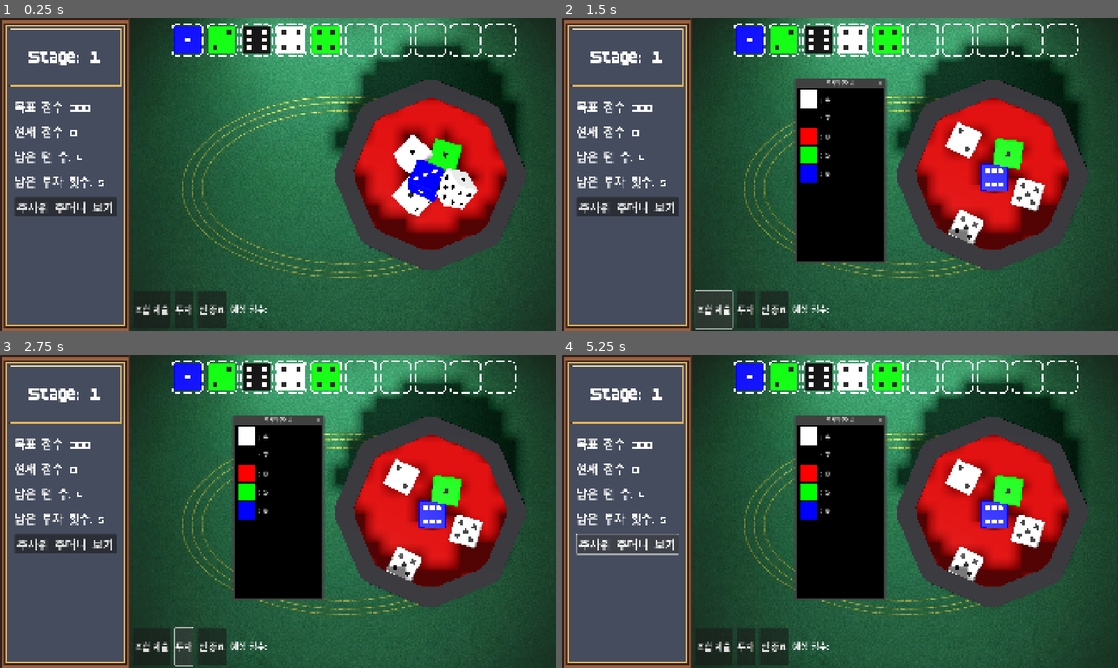
Above: before the commit, frames 1-4 (two rows, left to right).
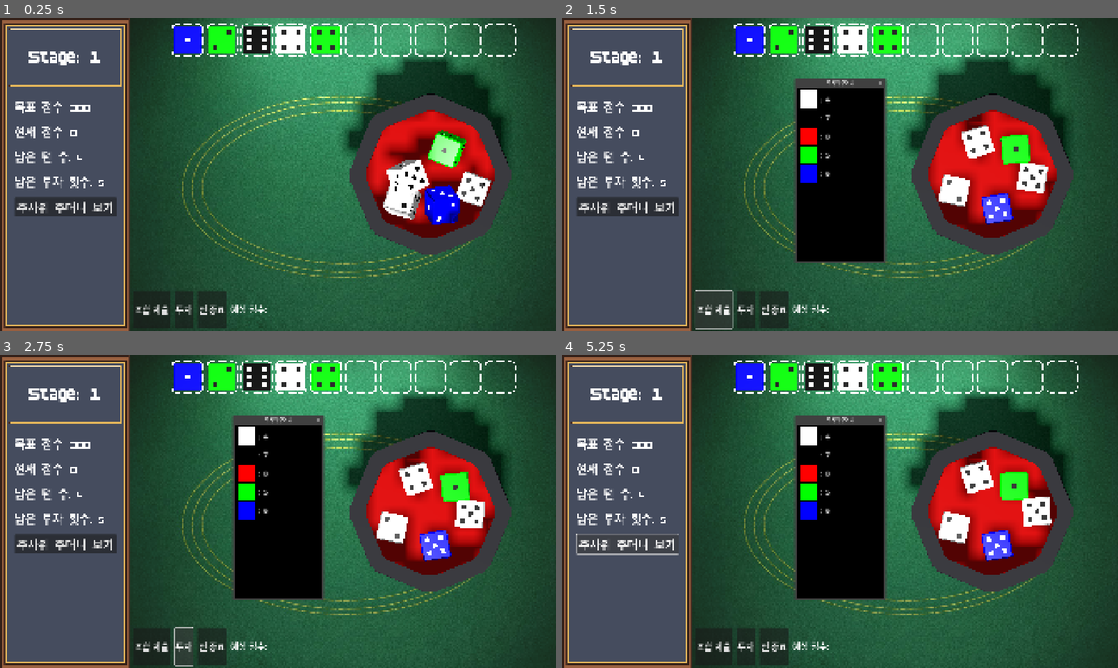
Above: after the commit, the same moments.

Repository: SangHyung-Jung/ColorDiceRollGame
Game: Godot game, scene res://main_screen.tscn
Same seed, same stepped clock (60 frames per second), same inputs: the game is played once before the commit and once after it.
Inputs:
- Up to frame 1 (0.25 s): no input
- Up to frame 2 (1.5 s): click "주사위 주머니 보기" at 0.5 s; click "조합 제출" at 1.25 s
- Up to frame 3 (2.75 s): click "투자" at 2 s
- Up to frame 4 (5.25 s): click "주사위 주머니 보기" at 2.75 s; click "조합 제출" at 3.5 s; click "투자" at 4.25 s; click "주사위 주머니 보기" at 5 s

The runs differ from the first frame. In frame 1, 15% of the frame differs, in the area x 59-95%, y 7-81%; in frame 2, 15%; in frame 3, 15%; in frame 4, 15%.

Commit message:
remove dice interference

Diff:
--- a/cup.tscn
+++ b/cup.tscn
@@ -30,14 +30,13 @@
 use_collision = true
 
 [node name="CupOuterWall" type="CSGCylinder3D" parent="PhysicsBody/CollisionMesh"]
-transform = Transform3D(1, 0, 0, 0, 1, 0, 0, 0, 1, 0, -1.5, 0)
-radius = 5.0
+radius = 5.2
 height = 9.0
 sides = 16
 
 [node name="CupInnerSpace" type="CSGCylinder3D" parent="PhysicsBody/CollisionMesh"]
 operation = 2
-radius = 3.5
+radius = 3.3
 height = 7.0
 sides = 16
 
--- a/main_screen.gd
+++ b/main_screen.gd
@@ -166,7 +166,7 @@
 func _setup_scene() -> void:
 	cup = CupScene.instantiate()
 	cup.position = GameConstants.CUP_POSITION
-	cup.scale = Vector3(1.3, 1.3, 1.3)
+	cup.scale = Vector3(1.1, 1.1, 1.1)
 	world_3d.add_child(cup)
 
 func _setup_game() -> void:
--- a/project.godot
+++ b/project.godot
@@ -44,6 +44,8 @@
 
 common/physics_ticks_per_second=240
 common/max_physics_steps_per_frame=16
+3d/solver/contact_recycle_radius=0.08
+3d/solver/contact_max_separation=0.005
 
 [rendering]
 
--- a/scripts/components/colored_dice.gd
+++ b/scripts/components/colored_dice.gd
@@ -76,9 +76,9 @@
 	dice_model.scene_file_path = ""
 	dice_model.set_meta("_edit_lock_", true)
 
-	# 크기 조정 (더 잘 보이도록 크게 설정)
-	dice_model.scale = Vector3(0.8, 0.8, 0.8)
-
+	# ★ 모델 스케일 (Blender 원본 2.0 → 게임 내 1.6)
+	var model_scale = 0.8
+	dice_model.scale = Vector3(model_scale, model_scale, model_scale)
 	dice_model.position = Vector3.ZERO
 	dice_model.rotation_degrees = Vector3.ZERO
 
@@ -89,10 +89,26 @@
 	collider.owner = self # 이 노드가 소유하도록 설정
 
 	var box_shape = BoxShape3D.new()
-	box_shape.size = Vector3(DICE_SIZE, DICE_SIZE, DICE_SIZE)
+
+	# Blender 원본 크기
+	var blender_dice_size = 2.0
+
+	# 게임 내 실제 시각적 크기
+	var actual_visual_size = blender_dice_size * model_scale  # 2.0 * 0.8 = 1.6
+
+	# 충돌 박스: 시각적 크기의 95% (5% 마진)
+	var collision_margin = 0.95
+	var collision_box_size = actual_visual_size * collision_margin  # 1.6 * 0.95 = 1.52
+
+	box_shape.size = Vector3(
+		collision_box_size,
+		collision_box_size,
+		collision_box_size
+	)
 	collider.shape = box_shape
 
 	# 이름 설정
+
 	dice_name = COLOR_NAMES[color] + "_dice_" + str(randi())
 	name = dice_name
 
--- a/scripts/components/cup.gd
+++ b/scripts/components/cup.gd
@@ -27,7 +27,7 @@
 const SHAKE_SPEED := 12.0      # 흔들기 속도 (더 빠르게)
 const TILT_AMOUNT := 15.0      # 기울기 정도 (더 크게)
 const SHAKE_RADIUS := 1.0      # 원형 흔들기 반지름 (더 크게)
-const VERTICAL_SHAKE := 0.8    # 수직 흔들기 강도 (Y축 움직임)
+const VERTICAL_SHAKE := 1.5    # 수직 흔들기 강도 (Y축 움직임)
 const DICE_SHAKE_FORCE := 1.0  # 흔들기 중 주사위에 가할 힘
 
 # 대각선 흔들기를 위한 이동 벡터
@@ -39,7 +39,10 @@
 	# 원래 위치와 회전각 저장 (애니메이션 후 복귀용)
 	initial_position = global_position
 	initial_rotation = rotation_degrees
-
+	# 컵의 물리 바디에 CCD 적용
+	var physics_body = $PhysicsBody
+	if physics_body is AnimatableBody3D:
+		physics_body.sync_to_physics = true  # 물리 동기화 활성화
 	# 주사위가 컵 안팎으로 이동할 때의 이벤트 연결
 	inside_area.body_entered.connect(_on_body_entered_cup)
 	inside_area.body_exited.connect(_on_body_exited_cup)
--- a/scripts/components/dice.gd
+++ b/scripts/components/dice.gd
@@ -36,6 +36,8 @@
 	max_contacts_reported = 5
 	can_sleep = false  # 주사위가 자동으로 sleep되지 않도록
 	gravity_scale = 10
+
+	mass = 2
 
 	# 물리 중심을 약간 랜덤하게 설정하여 주사위가 항상 다르게 굴러가도록
 	center_of_mass_mode = RigidBody3D.CENTER_OF_MASS_MODE_CUSTOM
